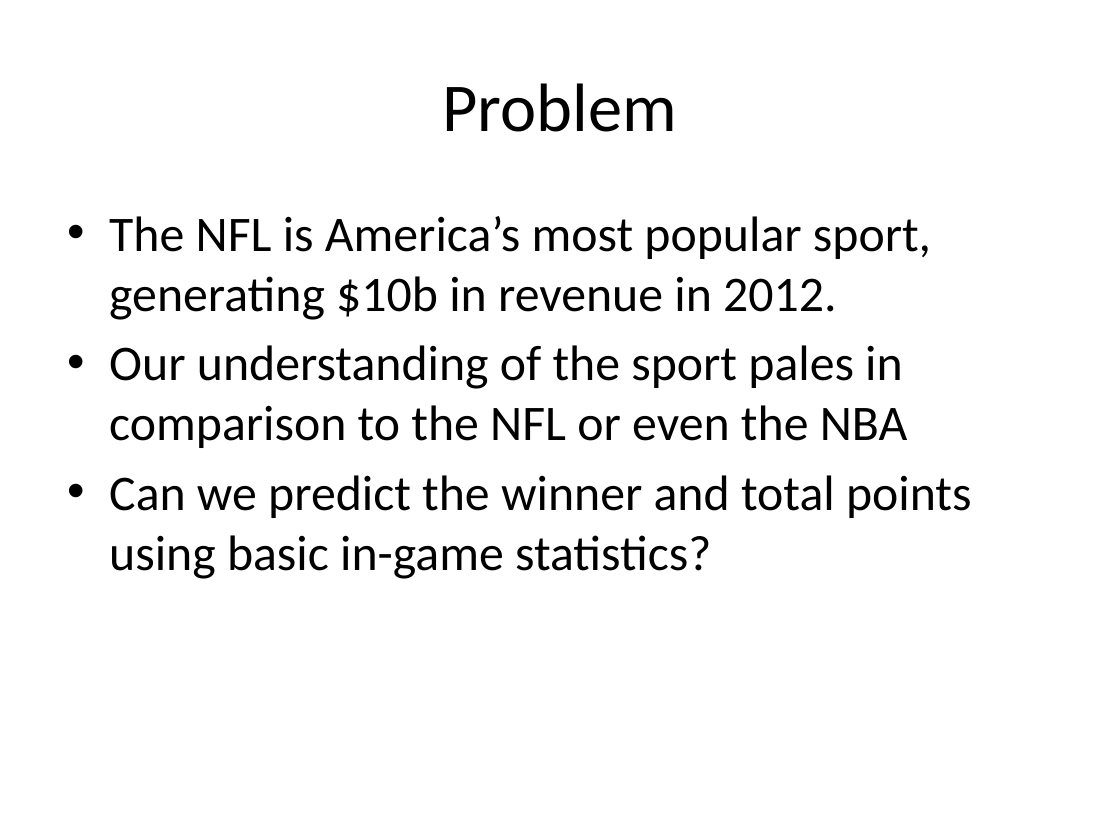
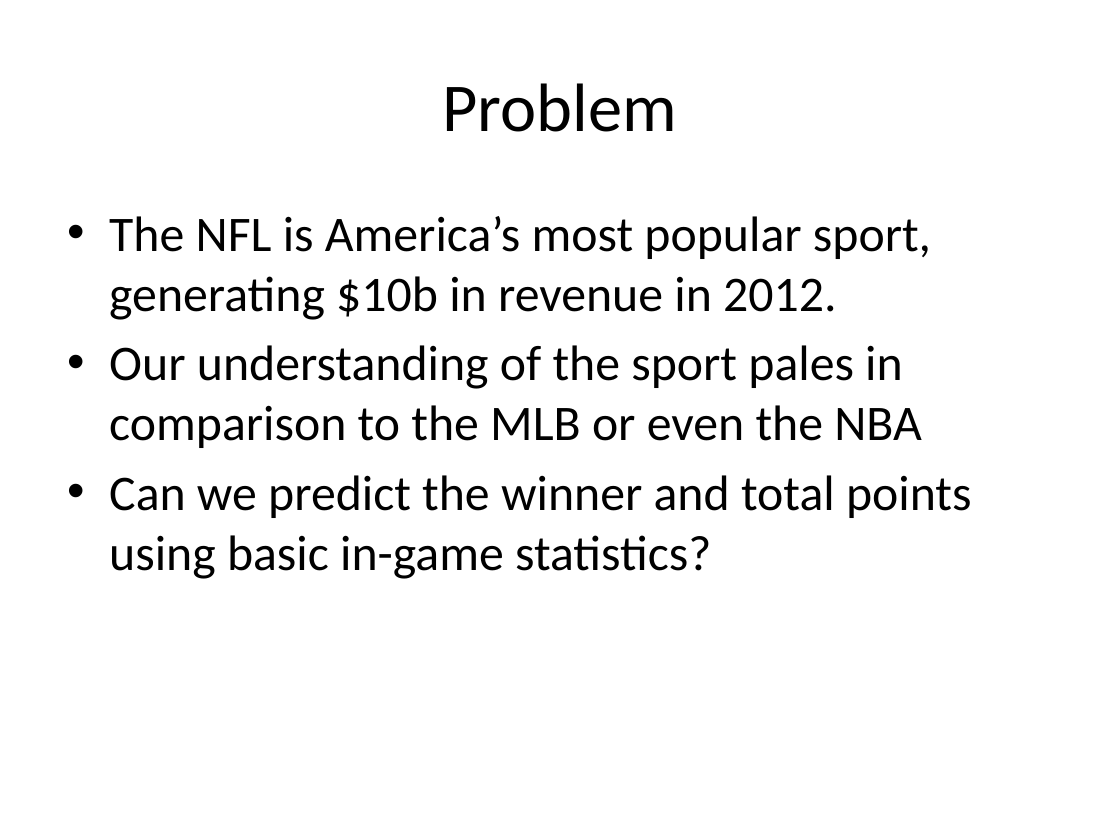
Before and after one commit to Patdog86/GA_NFL, a slide deck: slide 2 of Understanding the NFL.pptx. Drawn at 1120x840 pixels with LibreOffice and Linux fonts; fonts in the diff are those of the drawing; background and template pictures are left out. Boxes give left, top, right and bottom in pixels: in the first picture for what was removed or moved away, otherwise in the second. Text is boxed around its words. In the diff, an @@ line names an element or a change of style, - is before the commit and + after.

Commit message:
Fixed typos

```diff
--- a/Understanding the NFL.pptx
+++ b/Understanding the NFL.pptx
@@ text at bbox=[109, 345, 922, 448]: text changed @@
-• Our understanding of the sport pales in comparison to the NFL or even the NBA
+• Our understanding of the sport pales in comparison to the MLB or even the NBA
```
Also in this commit, not shown: 5 other slides changed, 1 slide added.
